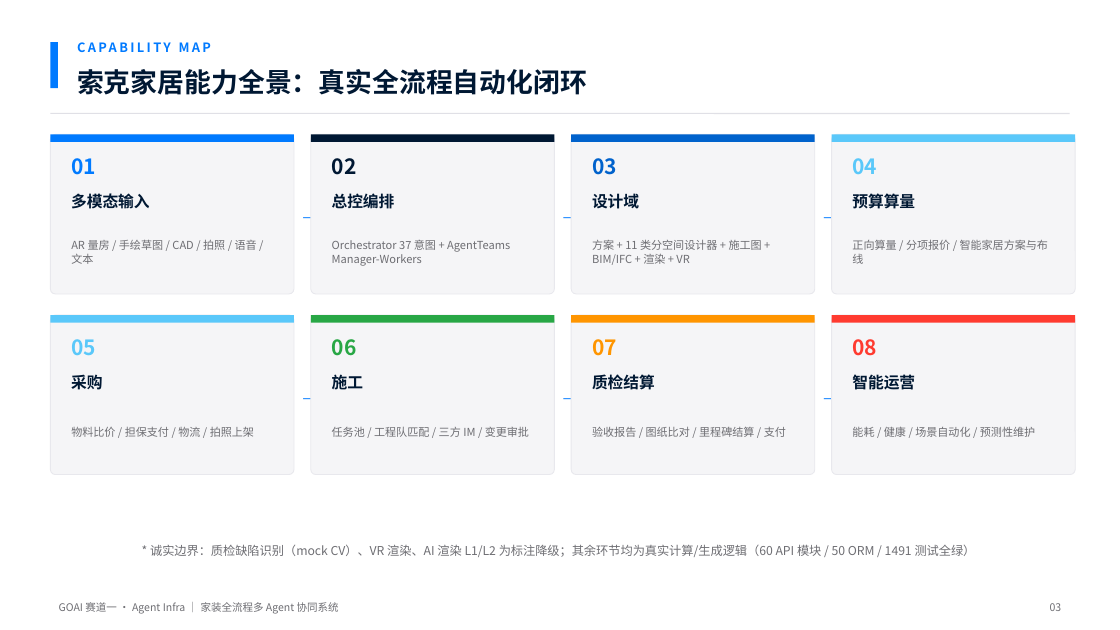
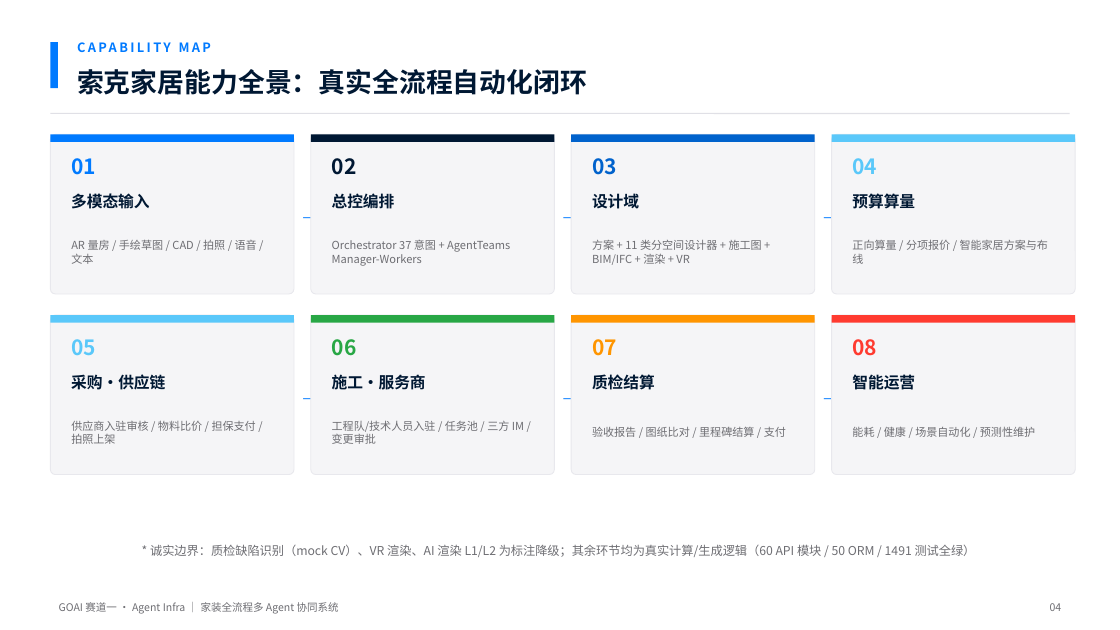
Before and after one commit to SUOKE2024/i-home.life, a slide deck: slide 4 of goai-agent-infra/ppt/GOAI初赛-家装全流程多Agent协同系统.pptx (slide 3 before the commit). Drawn at 1120x630 pixels with LibreOffice and Linux fonts; fonts in the diff are those of the drawing. Boxes give left, top, right and bottom in pixels: in the first picture for what was removed or moved away, otherwise in the second. Text is boxed around its words. In the diff, an @@ line names an element or a change of style, - is before the commit and + after.

Commit message:
docs(goai): 借鉴 house-design-platform-prd 升级参赛材料
- PPT 扩展 14 页：新增 P3 竞品能力覆盖矩阵（7 竞品×11 维度）
- P6 编排页补充人类审批节点 H1-H5 + Agent 自主权分级 L1-L4
- P4 能力全景补充供应链/服务商/工程队技术人员生态接入
- P14 路线图加入复赛 Demo 验收目标（语音改设计/采购比价/施工质检）
- 简介/方案新增"AI 员工自治"定位 + PRD 借鉴要点章节

```diff
--- a/goai-agent-infra/ppt/GOAI初赛-家装全流程多Agent协同系统.pptx
+++ b/goai-agent-infra/ppt/GOAI初赛-家装全流程多Agent协同系统.pptx
@@ text at bbox=[71, 374, 165, 390]: text changed @@
-采购
+采购·供应链
@@ text at bbox=[332, 374, 426, 390]: text changed @@
-施工
+施工·服务商
@@ text at bbox=[71, 421, 256, 444]: text changed @@
-物料比价 / 担保支付 / 物流 / 拍照上架
+供应商入驻审核 / 物料比价 / 担保支付 / 拍照上架
@@ text at bbox=[332, 421, 524, 444]: text changed @@
-任务池 / 工程队匹配 / 三方 IM / 变更审批
+工程队/技术人员入驻 / 任务池 / 三方 IM / 变更审批
@@ text at bbox=[1050, 603, 1062, 611]: text changed @@
-03
+04
```
Also in this commit, not shown: 9 other slides changed, 1 slide added, 5 other files.
